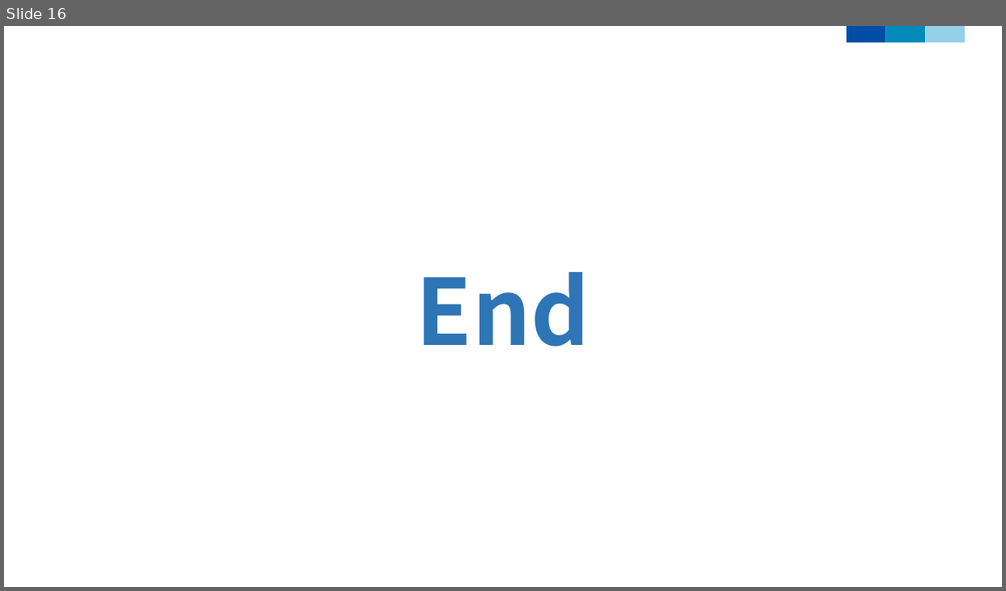
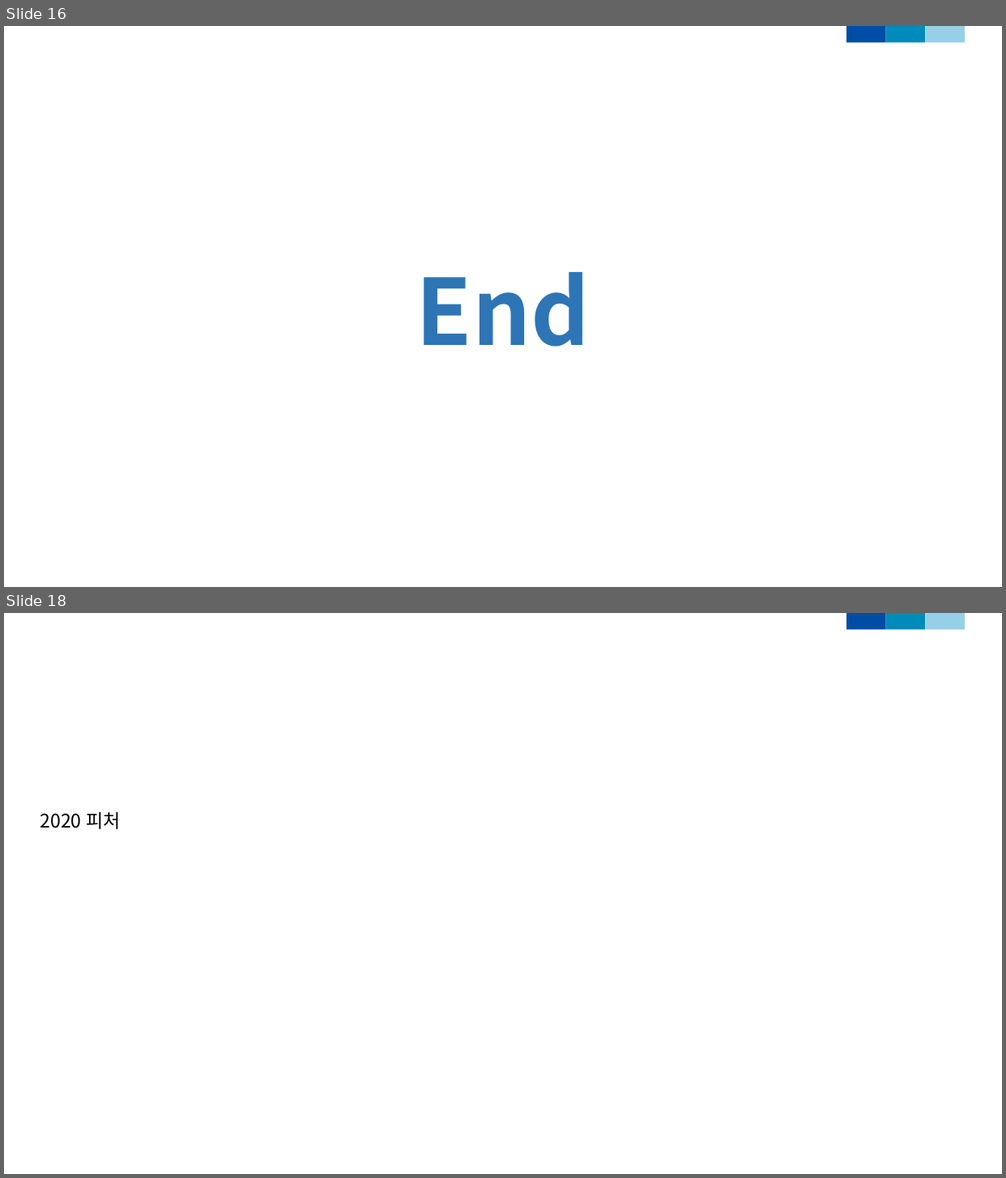
Before and after one commit to dudungE/Competition, a slide deck: 부실가계탐지모형.pptx. Shown one above the other, each under a label of ours: slide 16 before the commit, slides 16 and 18 after it; the slides between them are not shown. The pictures are 1006x591 and 1006x1178 pixels, drawn with LibreOffice and Linux fonts; fonts in the diff are those of the drawing; background and template pictures are left out. Boxes give left, top, right and bottom in pixels: in the first picture for what was removed or moved away, otherwise in the second. Text is boxed around its words. In the diff, an @@ line names an element or a change of style, - is before the commit and + after.

```diff
--- a/부실가계탐지모형.pptx
+++ b/부실가계탐지모형.pptx
@@ slide 18 added at bbox=[4, 613, 1002, 1174], background picture (left out); not listed: 3 template elements that a slide beside it also shows @@
@@ text added at bbox=[40, 812, 121, 829], 18 pt, text #000000 @@
+2020 피처
```
Also in this commit, not shown: 1 other slide added, 3 other files.
